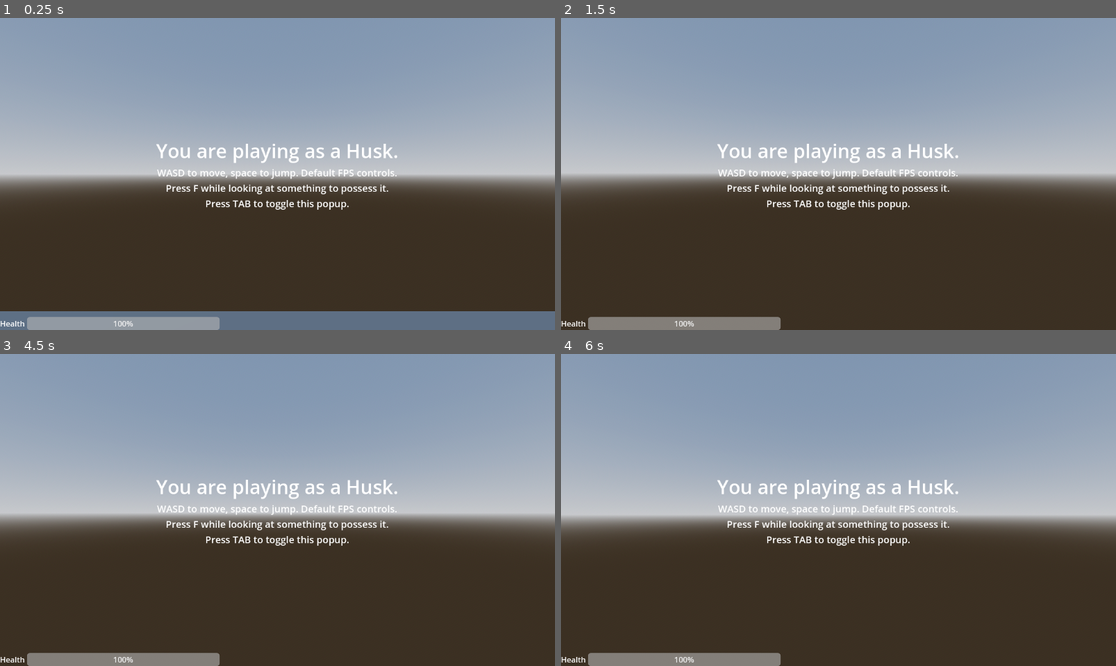
Above: before the commit, frames 1-4 (two rows, left to right).
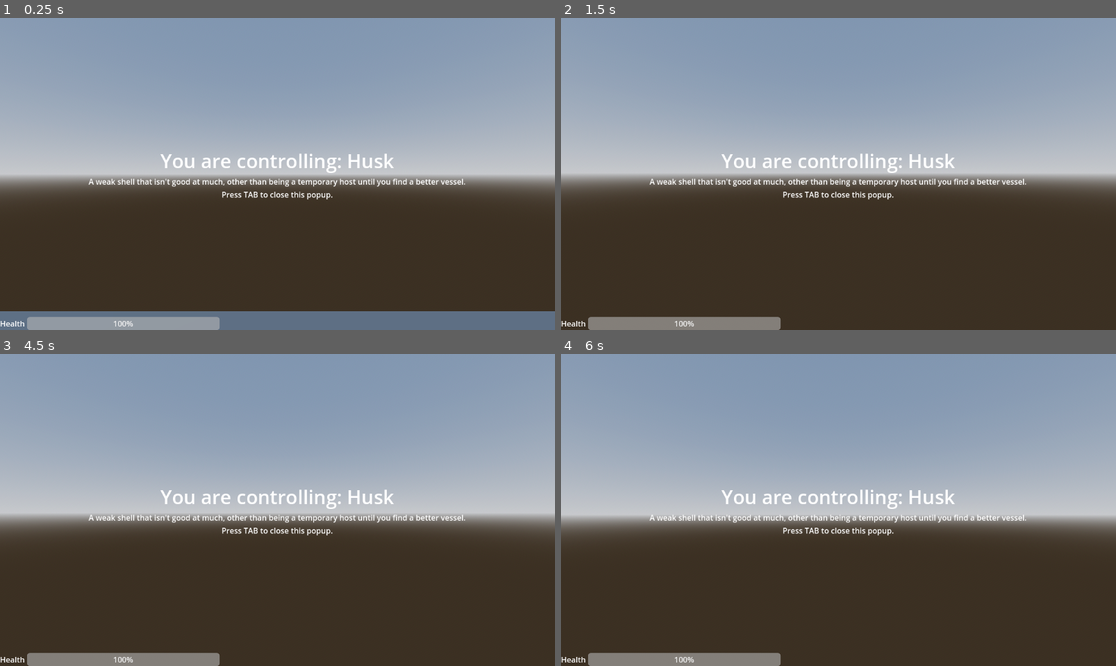
Above: after the commit, the same moments.

Repository: city-high-rider/soulswap
Game: Godot game, scene res://test_level.tscn
The game is run twice, just before and just after one commit, with the same random seed, the same clock (stepped at 60 frames per second) and the same inputs. The project has no main scene, so this scene is started directly.
Inputs (mouse positions are in pixels of both pictures, inside the frame that each line leads up to):
- Up to frame 1 (0.25 s): no input
- Up to frame 2 (1.5 s): tap F (possess) at 0.5, 0.6, 1.25, 1.35 s; move the mouse to (866, 174) at 0.52 s; hold W (forward) from 0.53 s (still down); tap Enter (ui_accept) at 0.77 s; move the mouse to (810, 174) at 1.27 s
- Up to frame 3 (4.5 s): keep holding W (forward); tap Enter (ui_accept) at 1.52, 2.75, 3.02, 3.5, 3.77, 4.25 s; tap F (possess) at 2, 2.3, 2.85, 3.6 s; move the mouse to (288, 503) at 2.02 s; tap Tab (toggle_info) at 2.1, 4.35 s; move the mouse to (271, 516) at 2.77 s; move the mouse to (316, 513) at 3.52 s; move the mouse to (233, 506) at 4.27 s
- Up to frame 4 (6 s): tap Enter (ui_accept) at 4.52 s; tap F (possess) at 4.55, 5.1, 5.85 s; move the mouse to (844, 510) at 5.02 s; move the mouse to (816, 503) at 5.77 s; release W (forward) at 5.78 s; hold D (right) from 5.78 s (still down)

The runs differ from the first frame. In frame 1, 3.3% of the frame differs, in the area x 15-84%, y 40-62%; in frame 2, 3.3%; in frame 3, 3.2%; in frame 4, 3.2%.

Commit message:
make body information UI its own scene

Diff:
--- a/components/UI/body_information.gd
+++ b/components/UI/body_information.gd
@@ -1,3 +1,20 @@
+@tool
+# Make this a tool so that we can actually preview the UI in the editor.
+
 extends MarginContainer
+class_name BodyInformationPopup
+# This class shows the player the controls of the body when they possess it.
 
-# This class shows the player the controls of the body when they possess it.
+# What's the name of the body that we are controlling?
+@export var shell_name : String = "??"
+
+# What are some things that the player should know about this body?
+@export_multiline var shell_description : String = ""
+
+# References to the labels:
+@onready var name_label : Label = $VBoxContainer/BodyName
+@onready var info_label : Label = $VBoxContainer/BodyInfo
+
+func _ready() -> void:
+	name_label.text = "You are controlling: " + shell_name
+	info_label.text = shell_description
--- a/components/UI/body_information.tscn
+++ b/components/UI/body_information.tscn
@@ -9,3 +9,23 @@
 grow_horizontal = 2
 grow_vertical = 2
 script = ExtResource("1_kxeov")
+
+[node name="VBoxContainer" type="VBoxContainer" parent="."]
+layout_mode = 2
+alignment = 1
+
+[node name="BodyName" type="Label" parent="VBoxContainer"]
+layout_mode = 2
+theme_override_font_sizes/font_size = 40
+text = "You are controlling: "
+horizontal_alignment = 1
+
+[node name="BodyInfo" type="Label" parent="VBoxContainer"]
+layout_mode = 2
+horizontal_alignment = 1
+autowrap_mode = 2
+
+[node name="PressToClose" type="Label" parent="VBoxContainer"]
+layout_mode = 2
+text = "Press TAB to close this popup."
+horizontal_alignment = 1
--- a/player/player_body.tscn
+++ b/player/player_body.tscn
@@ -82,33 +82,7 @@
 
 [node name="BodyInformation" parent="UI" instance=ExtResource("10_pacg2")]
 layout_mode = 1
-
-[node name="VBoxContainer" type="VBoxContainer" parent="UI/BodyInformation"]
-layout_mode = 2
-alignment = 1
-
-[node name="Label" type="Label" parent="UI/BodyInformation/VBoxContainer"]
-layout_mode = 2
-theme_override_font_sizes/font_size = 40
-text = "You are playing as a Husk."
-horizontal_alignment = 1
-
-[node name="Label2" type="Label" parent="UI/BodyInformation/VBoxContainer"]
-layout_mode = 2
-theme_override_font_sizes/font_size = 20
-text = "WASD to move, space to jump. Default FPS controls."
-horizontal_alignment = 1
-
-[node name="Label3" type="Label" parent="UI/BodyInformation/VBoxContainer"]
-layout_mode = 2
-theme_override_font_sizes/font_size = 20
-text = "Press F while looking at something to possess it."
-horizontal_alignment = 1
-
-[node name="Label4" type="Label" parent="UI/BodyInformation/VBoxContainer"]
-layout_mode = 2
-theme_override_font_sizes/font_size = 20
-text = "Press TAB to toggle this popup."
-horizontal_alignment = 1
+shell_name = "Husk"
+shell_description = "A weak shell that isn't good at much, other than being a temporary host until you find a better vessel."
 
 [connection signal="switched_state" from="StateMachine" to="UI/Label" method="_on_state_machine_switched_state"]
--- /dev/null
+++ b/roller_body.tscn
@@ -0,0 +1,23 @@
+[gd_scene load_steps=6 format=3 uid="uid://djmr5rbqoq33n"]
+
+[ext_resource type="Script" path="res://components/possessable_body.gd" id="1_l07wf"]
+[ext_resource type="Script" path="res://components/hitbox.gd" id="2_dg4nn"]
+[ext_resource type="Script" path="res://components/health_component.gd" id="3_ogw27"]
+
+[sub_resource type="SphereShape3D" id="SphereShape3D_82ide"]
+
+[sub_resource type="SphereMesh" id="SphereMesh_wy4oy"]
+
+[node name="CharacterBody3D" type="CharacterBody3D"]
+script = ExtResource("1_l07wf")
+
+[node name="Hitbox" type="CollisionShape3D" parent="." node_paths=PackedStringArray("health_component")]
+shape = SubResource("SphereShape3D_82ide")
+script = ExtResource("2_dg4nn")
+health_component = NodePath("../HealthComponent")
+
+[node name="HealthComponent" type="Node" parent="."]
+script = ExtResource("3_ogw27")
+
+[node name="MeshInstance3D" type="MeshInstance3D" parent="."]
+mesh = SubResource("SphereMesh_wy4oy")
